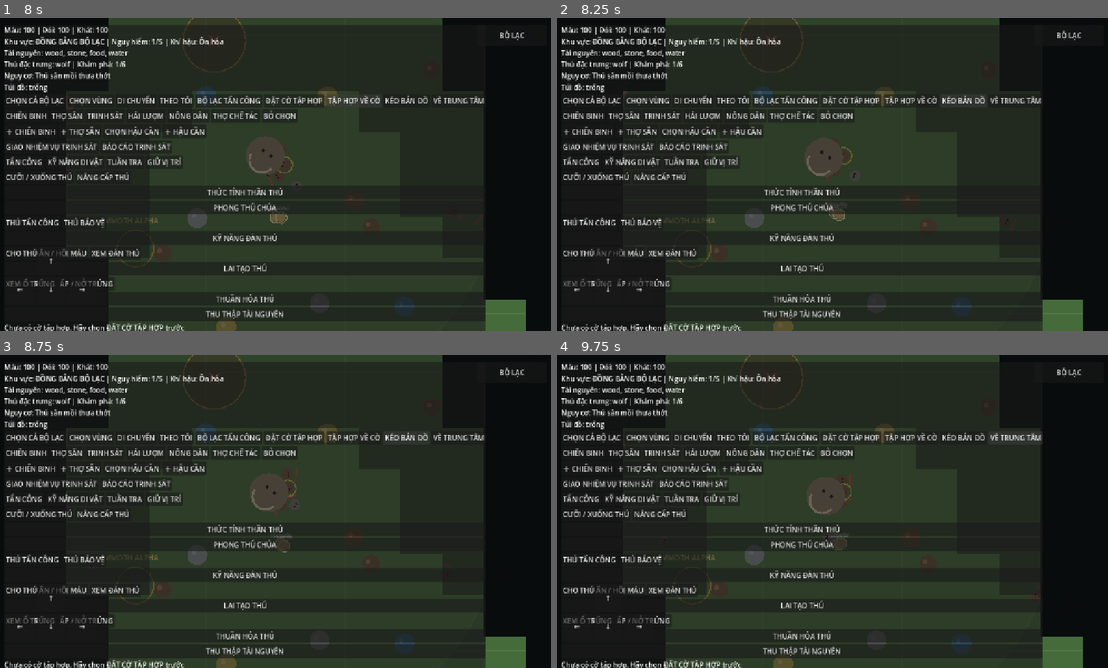
Above: before the commit, frames 1-4 (two rows, left to right).
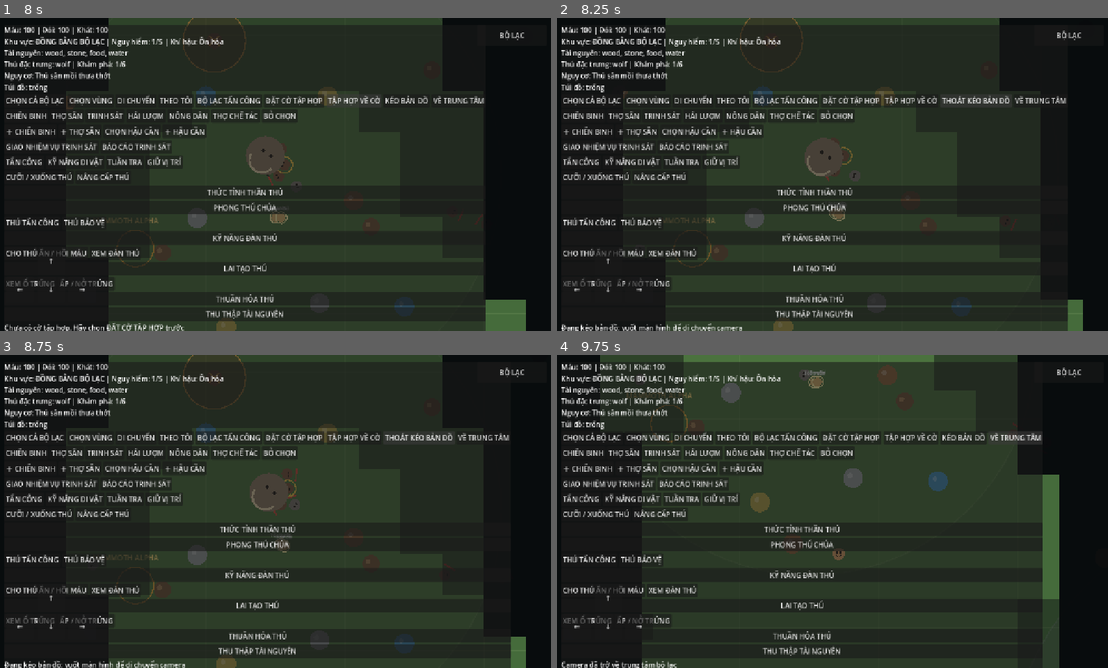
Above: after the commit, the same moments.

Repository: khanhhkt8-hub/Bo-Lac-Tien-Su.
Game: Godot game, scene res://Scenes/Main.tscn
The game is run twice, just before and just after one commit, with the same random seed, the same clock (stepped at 60 frames per second) and the same inputs.
Inputs (mouse positions are in pixels of both pictures, inside the frame that each line leads up to):
- Up to frame 1 (8 s): move the mouse to (247, 237) at 0.52 s; hold Up (ui_up) 0.53-1.25 s; click (247, 237) at 0.67 s; drag from (440, 221) to (198, 218) at 1.27 s; click "CHỌN CẢ BỘ LẠC" at 2 s; click "CHỌN VÙNG" at 2.75 s; click "THOÁT CHỌN VÙNG" at 3.5 s; click "DI CHUYỂN" at 4.25 s; click "THEO TÔI" at 5 s; click "BỘ LẠC TẤN CÔNG" at 5.75 s; click "ĐẶT CỜ TẬP HỢP" at 6.5 s; click "TẬP HỢP VỀ CỜ" at 7.25 s
- Up to frame 2 (8.25 s): click "KÉO BẢN ĐỒ" at 8 s
- Up to frame 3 (8.75 s): no input
- Up to frame 4 (9.75 s): click "KÉO BẢN ĐỒ" (after the commit: "THOÁT KÉO BẢN ĐỒ") at 8.75 s; click "VỀ TRUNG TÂM" at 9.5 s

Frame 1 is identical in both runs. In frame 2, 2.4% of the frame differs, in the area x 0-93%, y 24-100%; in frame 3, 2.4%; in frame 4, 7.3%, in the area x 1-96%, y 0-100%.
Error before the commit: Parse Error: Cannot infer the type of "delta" variable because the value doesn't have a set type. (res://Scripts/World/RTSCamera.gd:36)

Commit message:
Fix RTS camera pointer delta type inference

Diff:
--- a/Scripts/World/RTSCamera.gd
+++ b/Scripts/World/RTSCamera.gd
@@ -33,8 +33,8 @@
 			_apply_zoom(1.0 - zoom_step)
 			get_viewport().set_input_as_handled()
 	elif event is InputEventMouseMotion and _mouse_dragging:
-		var delta := event.position - _last_pointer
-		global_position -= delta / zoom.x
+		var pointer_delta: Vector2 = event.position - _last_pointer
+		global_position -= pointer_delta / zoom.x
 		_last_pointer = event.position
 		get_viewport().set_input_as_handled()
 	elif event is InputEventScreenTouch and drag_enabled:
